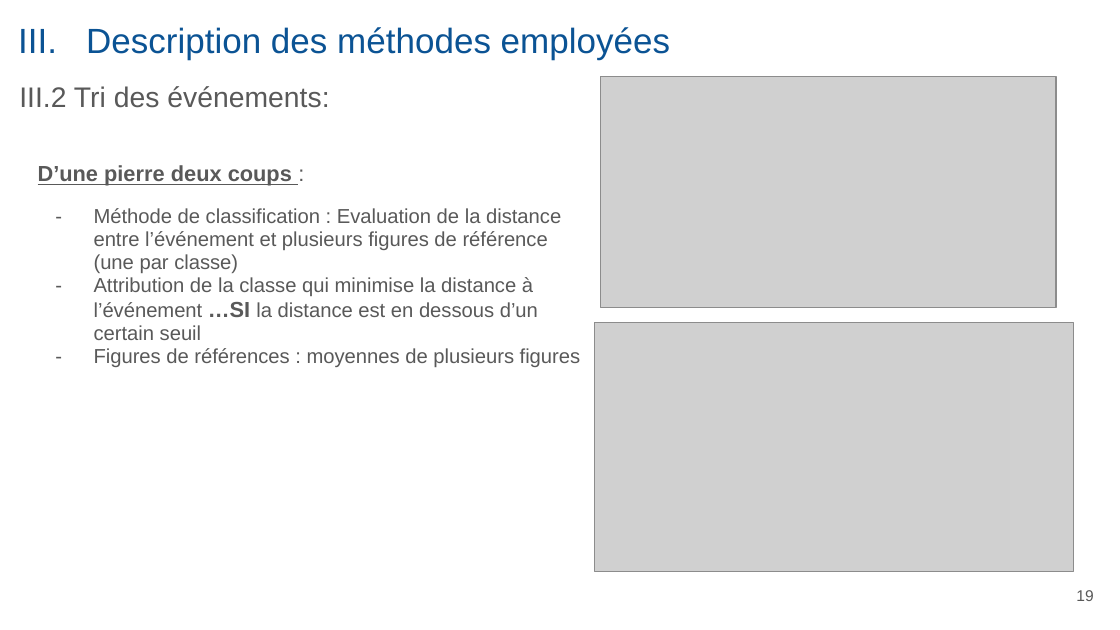
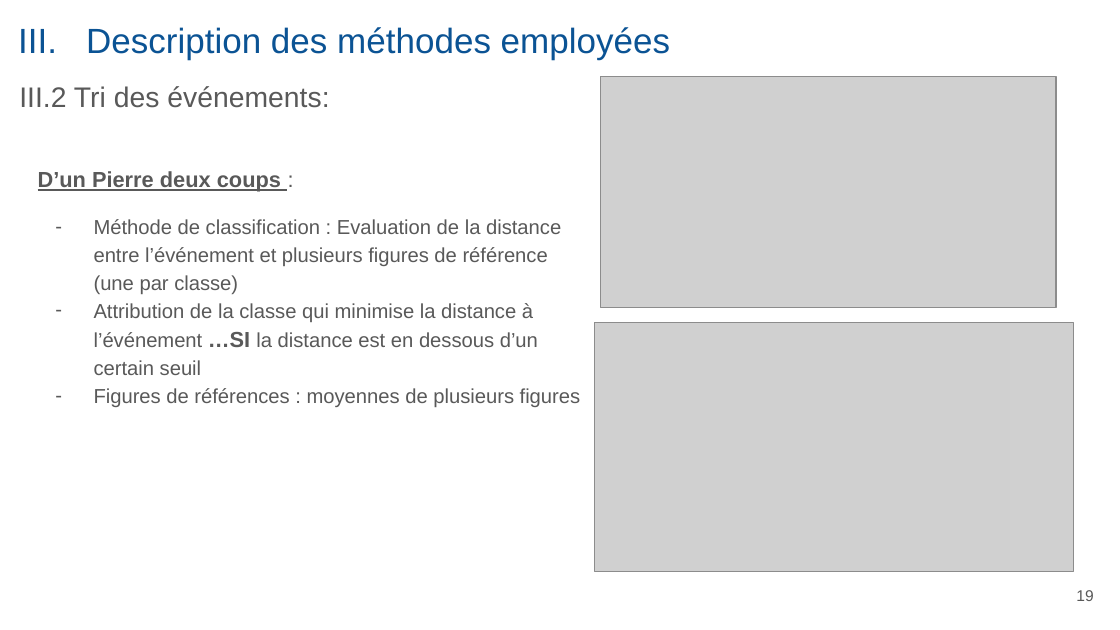
Before and after one commit to libcraps/SkateboardXXX3000, a slide deck: slide 19 of 00 - Documentation/Rendu final/Skate_LIBAULT_DOUXAMI.pptx. Drawn at 1120x630 pixels with LibreOffice and Linux fonts; fonts in the diff are those of the drawing; grey boxes stand for pictures. Boxes give left, top, right and bottom in pixels: in the first picture for what was removed or moved away, otherwise in the second. Text is boxed around its words. In the diff, an @@ line names an element or a change of style, - is before the commit and + after.

```diff
--- a/00 - Documentation/Rendu final/Skate_LIBAULT_DOUXAMI.pptx
+++ b/00 - Documentation/Rendu final/Skate_LIBAULT_DOUXAMI.pptx
@@ text at <box>38,171,281,192</box>: text changed @@
-D’une pierre deux coups :
+D’un Pierre deux coups :
@@ text at <box>94,219,581,407</box>: line spacing 0.95 to 1.15 @@
```
Also in this commit, not shown: 14 other slides changed, 2 other files.
